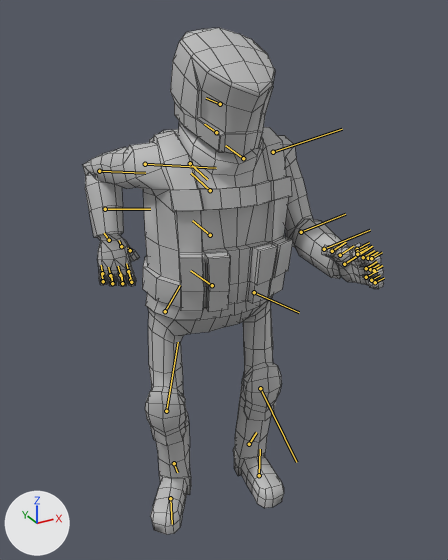
Before and after pictures for a commit that changed the FBX model Assets/DropZone/Characters/Squaddie/Squaddie_Melee.fbx.
Before and after are seen from a 50 mm camera at (-1.041, -1.91, 1.997) aimed at (-0.023, -0.058, 1.071). The axes (+X, +Y, +Z) are drawn at lower left. The lights are the same throughout. Both versions are drawn at frame 4 of the action 'Melee_Intro'; the numbers are the values there. The bones that bend it are drawn over the model as lines. Mesh edges are drawn as thin lines.

Names of what the first picture shows: 'Squaddie:Body', 'Squaddie:Head'.
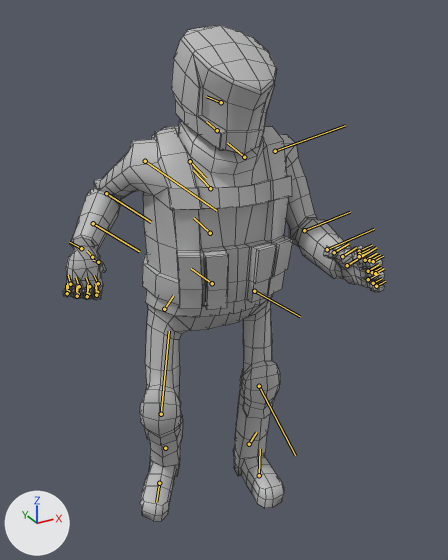
Location of each change, (x1, y1, x2, y2) in pixels of the pictures (448 x 560 px):
'Squaddie:Body', posed (7% wider)
    before: (83, 121, 384, 534)
    after: (63, 119, 385, 521)
'Squaddie:Head', posed
    before: (170, 28, 275, 156)
    after: (171, 26, 277, 155)
bone 'Squaddie:Hips_Skel', root to tip
    before: (212, 285) to (190, 270)
    after: (212, 283) to (191, 268)
bone 'Squaddie:LeftUpperArm_Skel', root to tip
    before: (273, 152) to (342, 129)
    after: (275, 151) to (345, 125)
bone 'Squaddie:LeftLowerArm_Skel', root to tip
    before: (301, 232) to (345, 214)
    after: (304, 230) to (350, 212)
bone 'Squaddie:RightUpperArm_Skel', root to tip
    before: (145, 164) to (216, 168)
    after: (145, 161) to (216, 210)
bone 'Squaddie:RightLowerArm_Skel', root to tip
    before: (99, 171) to (145, 173)
    after: (106, 193) to (151, 222)
bone 'Squaddie:RightHand_Skel', root to tip
    before: (109, 240) to (104, 233)
    after: (81, 248) to (69, 242)
bone 'Squaddie:LeftUpperLeg_Skel', root to tip
    before: (254, 292) to (299, 312)
    after: (254, 291) to (300, 316)
bone 'Squaddie:LeftLowerLeg_Skel', root to tip
    before: (260, 388) to (296, 462)
    after: (259, 386) to (295, 455)
bone 'Squaddie:RightUpperLeg_Skel', root to tip
    before: (165, 311) to (180, 285)
    after: (164, 309) to (173, 295)
bone 'Squaddie:RightLowerLeg_Skel', root to tip
    before: (166, 411) to (178, 342)
    after: (161, 414) to (169, 331)
bone 'Squaddie:RightFoot_Skel', root to tip
    before: (174, 463) to (177, 472)
    after: (165, 448) to (165, 450)

What changed in the scene script:
```text
Change bone_squaddie_hips_skel:
    where bone_squaddie_hips_skel = bpy.data.objects['Squaddie:Attach_RootMotion'].pose.bones['Squaddie:Hips_Skel']
    bone_squaddie_hips_skel.location: (0.0, 4.6, -1.7) -> (0.0, 4.5, -0.8)
    bone_squaddie_hips_skel.rotation_quaternion: (1.0, 0.007, 0.004, -0.018) -> (1.0, 0.01, 0.005, -0.027)  # degrees (1, 0, -2) -> degrees (1, 1, -3)
Change bone_squaddie_leftupperarm_skel:
    where bone_squaddie_leftupperarm_skel = bpy.data.objects['Squaddie:Attach_RootMotion'].pose.bones['Squaddie:LeftUpperArm_Skel']  # child of 'Squaddie:LeftClav_Skel'
    bone_squaddie_leftupperarm_skel.rotation_quaternion: (0.907, 0.356, -0.199, -0.101) -> (0.912, 0.338, -0.207, -0.105)  # degrees (46, -17, -20) -> degrees (44, -18, -20)
Change bone_squaddie_leftlowerarm_skel:
    where bone_squaddie_leftlowerarm_skel = bpy.data.objects['Squaddie:Attach_RootMotion'].pose.bones['Squaddie:LeftLowerArm_Skel']  # child of 'Squaddie:LeftUpperArm_Skel'
    bone_squaddie_leftlowerarm_skel.rotation_quaternion: (0.946, 0.0, -0.325, 0.0) -> (0.951, 0.0, -0.309, 0.0)  # degrees (0, -38, 0) -> degrees (0, -36, 0)
Change bone_squaddie_rightupperarm_skel:
    where bone_squaddie_rightupperarm_skel = bpy.data.objects['Squaddie:Attach_RootMotion'].pose.bones['Squaddie:RightUpperArm_Skel']  # child of 'Squaddie:RightClav_Skel'
    bone_squaddie_rightupperarm_skel.rotation_quaternion: (0.78, 0.24, 0.494, 0.299) -> (0.883, 0.179, 0.434, -0.011)  # degrees (59, 39, 65) -> degrees (29, 50, 12)
Change bone_squaddie_rightlowerarm_skel:
    where bone_squaddie_rightlowerarm_skel = bpy.data.objects['Squaddie:Attach_RootMotion'].pose.bones['Squaddie:RightLowerArm_Skel']  # child of 'Squaddie:RightUpperArm_Skel'
    bone_squaddie_rightlowerarm_skel.rotation_quaternion: (0.754, 0.0, -0.657, 0.0) -> (0.791, 0.0, -0.611, 0.0)  # degrees (0, -82, 0) -> degrees (0, -75, 0)
Change bone_squaddie_righthand_skel:
    where bone_squaddie_righthand_skel = bpy.data.objects['Squaddie:Attach_RootMotion'].pose.bones['Squaddie:RightHand_Skel']  # child of 'Squaddie:RightLowerArm_Skel'
    bone_squaddie_righthand_skel.rotation_quaternion: (0.818, 0.346, 0.028, 0.459) -> (0.624, 0.602, -0.065, 0.494)  # degrees (38, -16, 53) -> degrees (69, -43, 47)
Change bone_squaddie_leftupperleg_skel:
    where bone_squaddie_leftupperleg_skel = bpy.data.objects['Squaddie:Attach_RootMotion'].pose.bones['Squaddie:LeftUpperLeg_Skel']  # child of 'Squaddie:Hips_Skel'
    bone_squaddie_leftupperleg_skel.rotation_quaternion: (0.991, -0.117, -0.01, 0.059) -> (0.994, -0.097, -0.007, 0.05)  # degrees (-14, 0, 7) -> degrees (-11, 0, 6)
Change bone_squaddie_leftlowerleg_skel:
    where bone_squaddie_leftlowerleg_skel = bpy.data.objects['Squaddie:Attach_RootMotion'].pose.bones['Squaddie:LeftLowerLeg_Skel']  # child of 'Squaddie:LeftUpperLeg_Skel'
    bone_squaddie_leftlowerleg_skel.rotation_quaternion: (0.986, 0.168, 0.0, 0.0) -> (0.992, 0.124, 0.0, 0.0)  # degrees (19, 0, 0) -> degrees (14, 0, 0)
Change bone_squaddie_rightupperleg_skel:
    where bone_squaddie_rightupperleg_skel = bpy.data.objects['Squaddie:Attach_RootMotion'].pose.bones['Squaddie:RightUpperLeg_Skel']  # child of 'Squaddie:Hips_Skel'
    bone_squaddie_rightupperleg_skel.rotation_quaternion: (0.96, -0.083, 0.019, -0.266) -> (0.962, -0.148, 0.053, -0.223)  # degrees (-10, 0, -31) -> degrees (-18, 2, -26)
Change bone_squaddie_rightlowerleg_skel:
    where bone_squaddie_rightlowerleg_skel = bpy.data.objects['Squaddie:Attach_RootMotion'].pose.bones['Squaddie:RightLowerLeg_Skel']  # child of 'Squaddie:RightUpperLeg_Skel'
    bone_squaddie_rightlowerleg_skel.rotation_quaternion: (0.988, 0.154, 0.0, 0.0) -> (0.942, 0.336, 0.0, 0.0)  # degrees (18, 0, 0) -> degrees (39, 0, 0)
Change bone_squaddie_rightfoot_skel:
    where bone_squaddie_rightfoot_skel = bpy.data.objects['Squaddie:Attach_RootMotion'].pose.bones['Squaddie:RightFoot_Skel']  # child of 'Squaddie:RightLowerLeg_Skel'
    bone_squaddie_rightfoot_skel.rotation_quaternion: (0.997, -0.076, 0.003, 0.002) -> (0.995, -0.076, 0.054, 0.029)  # degrees (-9, 0, 0) -> degrees (-9, 6, 3)
```
